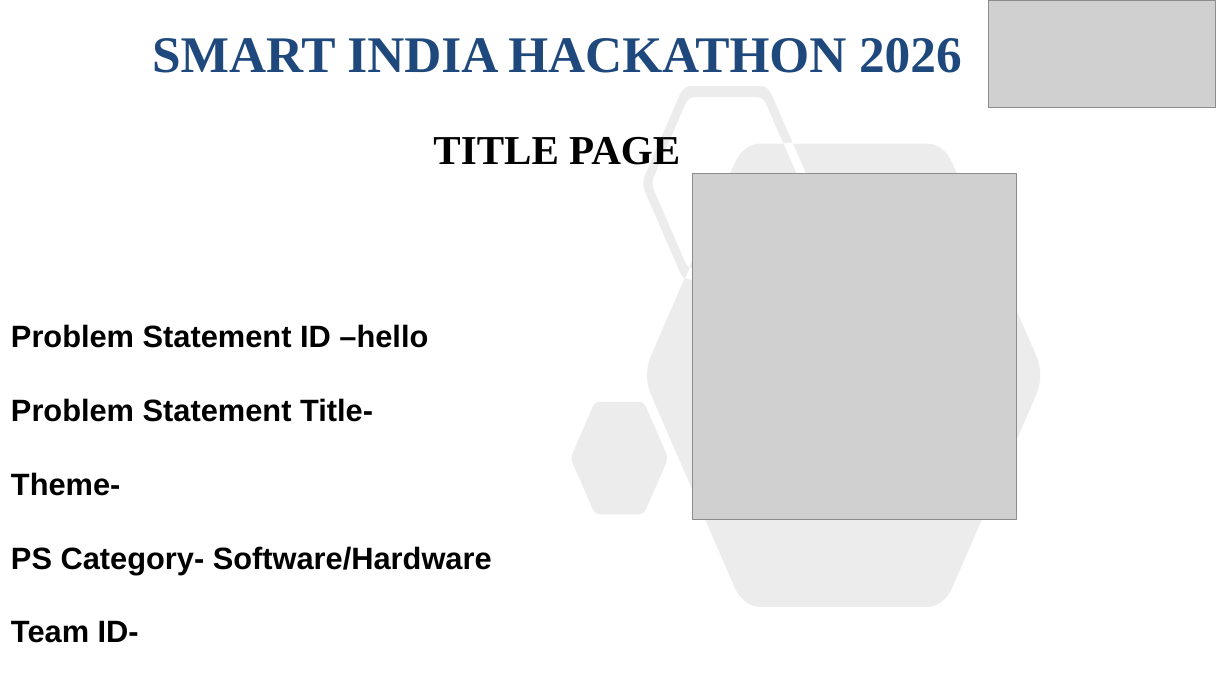
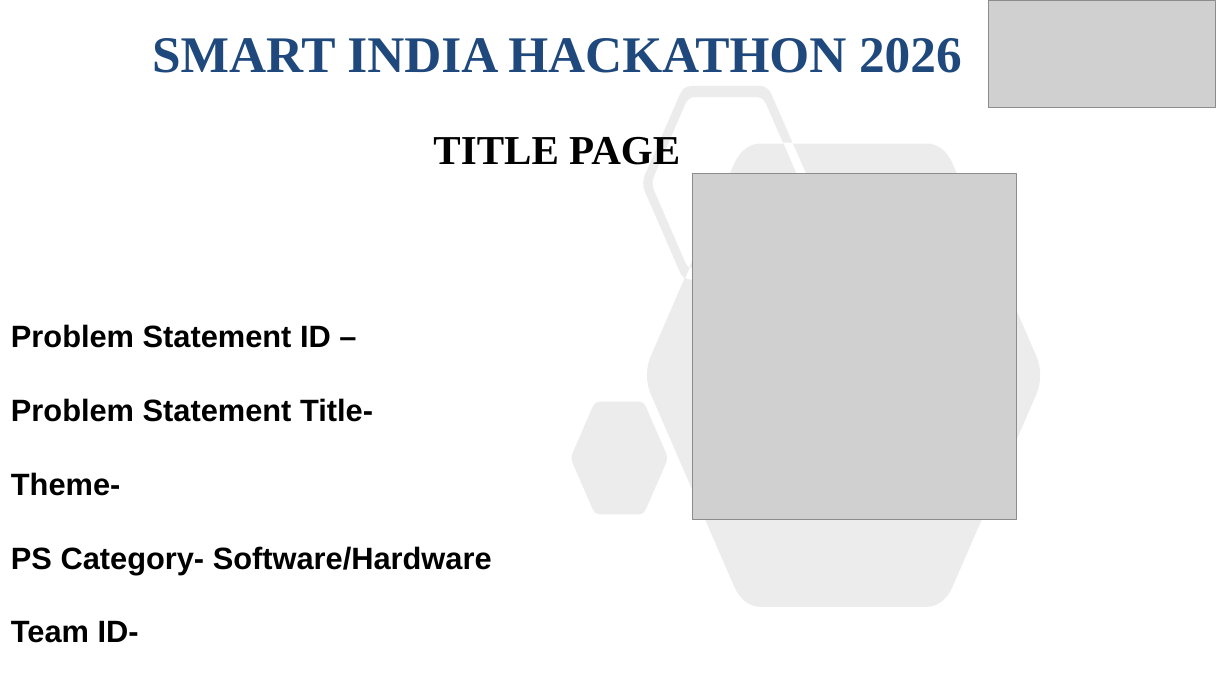
Before and after one commit to Sri-Ram143/SIH-2K26, a slide deck: slide 1 of SIH26036-presentation.pptx. Drawn at 1232x693 pixels with LibreOffice and Linux fonts; fonts in the diff are those of the drawing; grey boxes stand for pictures. Boxes give left, top, right and bottom in pixels: in the first picture for what was removed or moved away, otherwise in the second. Text is boxed around its words. In the diff, an @@ line names an element or a change of style, - is before the commit and + after.

```diff
--- a/SIH26036-presentation.pptx
+++ b/SIH26036-presentation.pptx
@@ text at (x1=11, y1=324, x2=331, y2=348): text changed @@
-• Problem Statement ID –hello
+• Problem Statement ID –
```
Also in this commit, not shown: 1 other slide changed.
